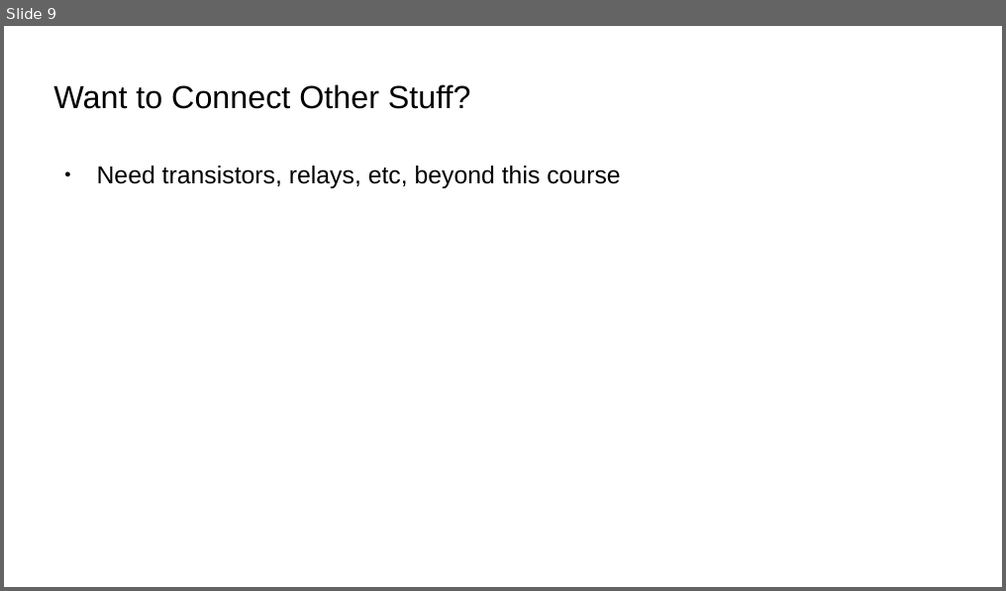
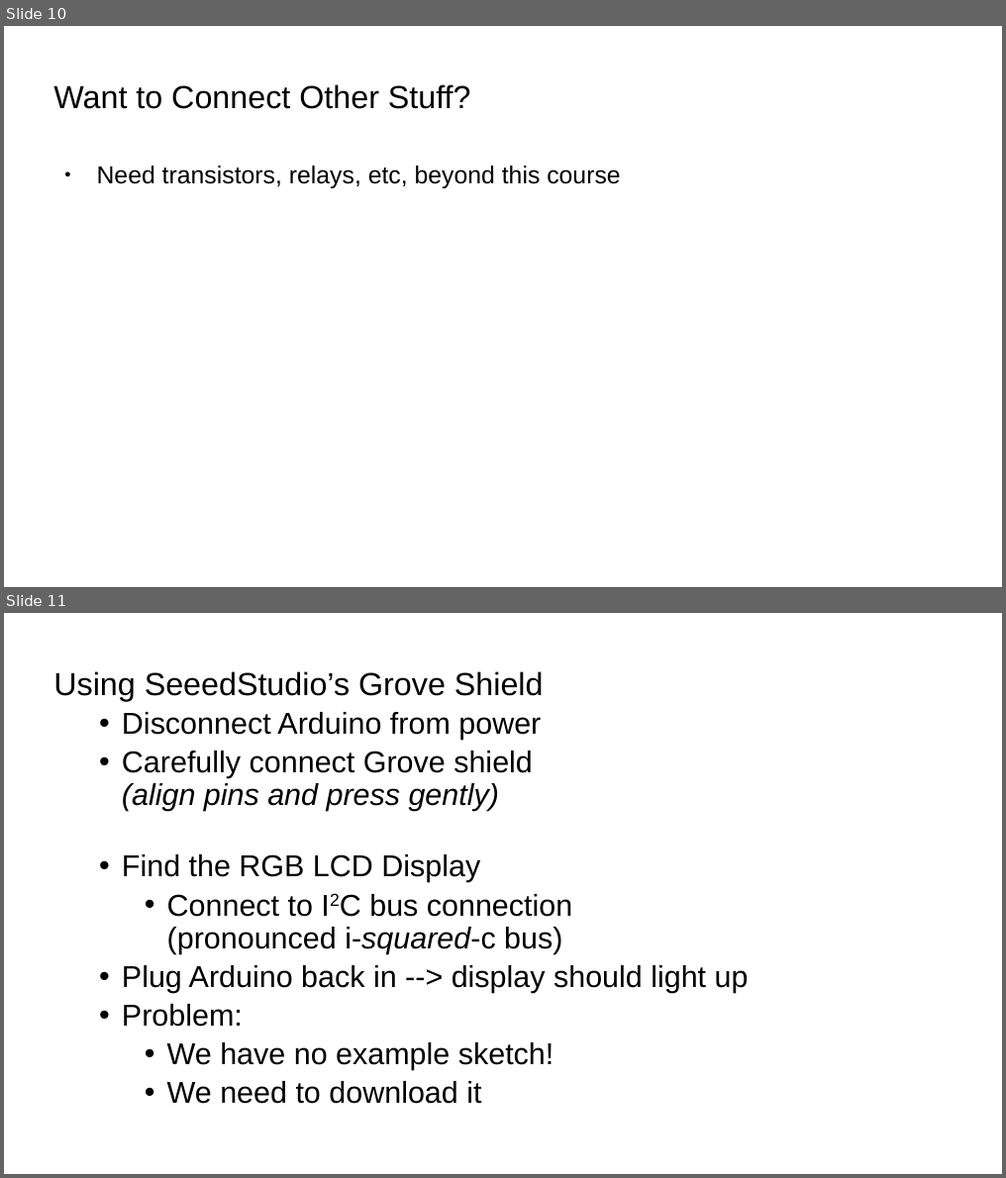
Before and after one commit to bradakelly/ArduinoDevelopmentWorkshop, a slide deck: CourseSlideshow.odp. Shown one above the other, each under a label of ours: slide 9 before the commit, slides 10 and 11 after it. The pictures are 1006x591 and 1006x1178 pixels, drawn with LibreOffice and Linux fonts; fonts in the diff are those of the drawing; background and template pictures are left out. Boxes give left, top, right and bottom in pixels: in the first picture for what was removed or moved away, otherwise in the second. Text is boxed around its words. In the diff, an @@ line names an element or a change of style, - is before the commit and + after.

```diff
--- a/CourseSlideshow.odp
+++ b/CourseSlideshow.odp
@@ slide 11 added at (4,613,1002,1174), background picture (left out) @@
@@ title added at (54,671,544,701), 25.4 pt, text #000000 @@
+Using SeeedStudio’s Grove Shield
@@ subtitle added at (122,712,748,1104), 24 pt, text #000000 @@
+  • Disconnect Arduino from power
+  • Carefully connect Grove shield
+    (align pins and press gently)
+  • Find the RGB LCD Display
+    • Connect to I2C bus connection
+      (pronounced i-squared-c bus)
+  • Plug Arduino back in --> display should light up
+  • Problem:
+    • We have no example sketch!
+    • We need to download it
@@ what was slide 9 is now slide 10 @@
```
Also in this commit, not shown: 1 slide changed, 11 other slides added, 6 slides removed.
